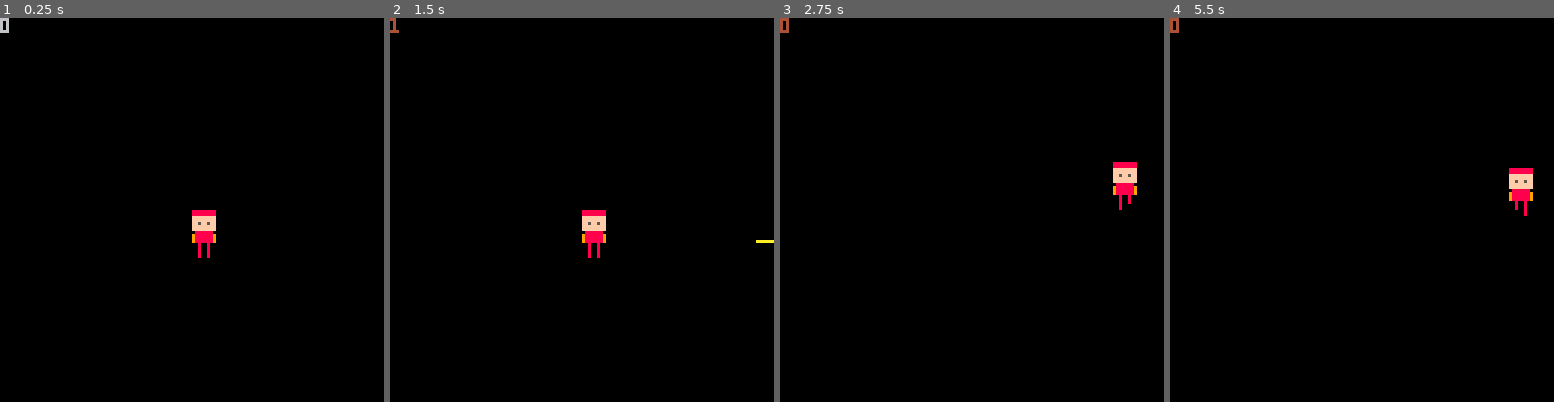
Above: before the commit, frames 1-4 (left to right).
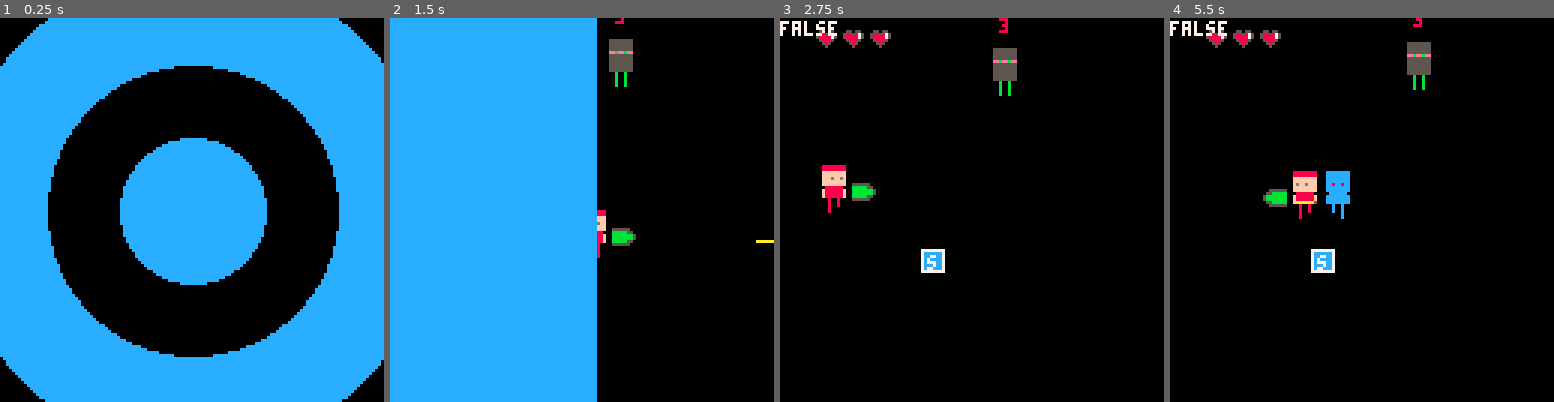
Above: after the commit, the same moments.

Repository: MilWaxQ/pico8-projects
Game: PICO-8 cartridge uj.p8
The game is run twice, just before and just after one commit, with the same random seed, the same clock (stepped at 60 frames per second) and the same inputs.
Inputs:
- Up to frame 1 (0.25 s): no input
- Up to frame 2 (1.5 s): tap X (X key) at 0.33, 1.07 s; tap O (Z key) at 0.7 s
- Up to frame 3 (2.75 s): hold Right 1.6-2.1 s; tap O (Z key) at 1.7, 2.1, 2.5 s; tap X (X key) at 1.85 s; hold Up 2.15-2.42 s; hold Right from 2.47 s (still down)
- Up to frame 4 (5.5 s): tap O (Z key) every 0.4 s from 2.9 to 5.3 s; tap X (X key) at 2.97, 4.08, 5.2 s; release Right at 3.03 s; hold Left 3.08-3.58 s; hold Down 3.63-3.97 s; hold Right 4.02-4.68 s; hold Up 4.73-5.03 s; hold Left from 5.08 s (still down)

The runs differ from the first frame. In frame 1, 64% of the frame differs, in the area x 0-100%, y 0-100%; in frame 2, 55%; in frame 3, 3.2%; in frame 4, 3.8%.

Commit message:
Added dash

Diff:
--- a/uj.p8
+++ b/uj.p8
@@ -3,19 +3,92 @@
 __lua__
 -- game
 function _init()
-player={x=64,y=64,spr=1,steps=0}
-end
-
-function _update60()
- player.steps+=1
-	if btn(0) then player.x-=1 end
-	if btn(1) then player.x+=1 end
-	if btn(2) then player.y-=1 end
-	if btn(3) then player.y+=1 end
- if btnp(5) then badd(player.x+12,player.y+10) end
+	player={
+	 x=64,
+	 y=64,
+	 spr=1,
+	 steps=0,
+	 flip=false,
+	 hp=2,
+	 dash=false
+	}
+	for e in all(enemies) do
+	 del(enemies,e)
+	end
+	eadd(3,1)
+	enemy=1
+	mode="rect"
+	sadd()
+	t=0
+	st=0
+	shieldmenet=0
+	boss=0
+
+	s=0
+ f=0
+	xx=128
+	shaking=0
+	pal()
+end
+
+function gameupdate()
+t+=1
+if t>=60 then t=0 end
+
+
+ if shieldmenet==1 and st>=1 then
+ 	if t%60==0 then st-=1
+	 end
+ end
+
+	if player.hp==3 then st=-1 end
+
+
+ if player.hp>3 then
+			pal(8,12)
+			pal(15,12)
+ end
+ if st==0 then player.hp=3 shieldmenet=0 pal() end
+
+	if player.hp<=3 then pal() end
+	if player.hp<3 and #enemies==0 then iadd() sadd() end
+ if (xx>-50) xx-=2
+	if (#enemies==0) pal() enemy+=1 shaking=1 eadd(3,enemy)
+	if (#enemies==5) then
+	 pal(5,10)
+	 enemy=1
+	 for e in all(enemies) do
+			del(enemies,e)
+		end
+		eadd(10,enemy,3)
+		boss=1
+ end
+
+	if btn(0) then
+	 player.x-=1
+	 player.flip=true
+	end
+	if btn(1) then
+	 player.x+=1
+	 player.flip=false
+	end
+	if btn(2) then
+	 player.y-=1
+	end
+	if btn(3) then
+	 player.y+=1
+	end
+
+ if btnp(5) then
+ 	if not player.flip then
+ 		badd(player.x+12,player.y+10,false,"player")
+ 	else
+ 		badd(player.x+1,player.y+10,true,"player")
+ 	end
+ end
 
  if btn(0) or btn(1) or btn(2) or btn(3) then
-  player.steps+=1
+  player.steps+=2
   if player.steps%20==0 then
    if player.spr!=2 then
     player.spr=2
@@ -26,31 +99,91 @@
  else player.spr=1 player.steps=0
  end
  foreach(bullets,bupdate)
-end
-
-function _draw()
-cls()
-	spr(player.spr,player.x,player.y,1,2)
+ foreach(enemies,eupdate)
+ foreach(items,iupdate)
+ foreach(shield,supdate)
+
+ if btnp(4) and btn(0) then for i=1,25 do player.x-=1 trail(player.x,player.y) end end
+ if btnp(4) and btn(1) then for i=1,25 do player.x+=1 trail(player.x,player.y) end end
+ if btnp(4) and btn(2) then for i=1,25 do player.y-=1 trail(player.x,player.y) end end
+ if btnp(4) and btn(3) then for i=1,25 do player.y+=1 trail(player.x,player.y) end end
+
+ if btnp(4) then
+ 	shaking=1
+  for i=1,50 do
+   trail(player.x,player.y)
+  end
+  player.dash=true
+ else
+  player.dash=false
+ end
+
+ updatetrails()
+
+ if (player.x>128) player.x=0
+ if (player.x+7<0) player.x=128
+ if (player.y>128) player.y=0
+ if (player.y+7<0) player.y=128
+ if (player.hp<=0) mode="gameover"
+end
+
+function gamedraw()
+ shake()
+ spr(player.spr,player.x,player.y,1,2,player.flip)
+ if (btn(2) or btn(3)) spr(1,player.x,player.y)
 	cursor(0,0)
- print(#bullets)
- foreach (bullets,bdraw)
+ foreach(bullets,bdraw)
+ foreach(enemies,edraw)
+ foreach(items,idraw)
+ foreach(shield,sdraw)
+ drawtrails()
+ for i=1,3 do
+  spr(14,2+i*9,2)
+ end
+ for i=1,player.hp do
+  if i<4 then
+   spr(13,2+i*9,2)
+  else
+   spr(15,2+i*9,2)
+  end
+ end
+ --rect(player.x,player.y,player.x+8,player.y+16)
+	if player.flip==false then spr(10,player.x+10,player.y+5)
+ elseif player.flip==true then spr(11,player.x-10,player.y+5)
+ end
+ ?player.dash,0,0,7
+ rectfill(-128,0,xx,128,12)
 end
 -->8
 -- bullets
 bullets={}
 
-function badd(_x,_y)
+function badd(_x,_y,_flip,_id)
  add(bullets,{
   x=_x,
-  y=_y
+  y=_y,
+  flip=_flip,
+  id=_id
  })
 end
 
 function bupdate(b)
- if b.x>133 then
-  del(bullets,b)
+ if not b.flip then
+  if b.x>133 then
+   del(bullets,b)
+  else
+   b.x+=2
+  end
  else
-  b.x+=2
+  if b.x+3<0 then
+   del(bullets,b)
+  else
+   b.x-=2
+  end
+ end
+
+ if b.id=="enemy" then
+  if (b.x>=player.x and player.x+7>=b.x and b.y>=player.y and b.y<=player.y+15)  player.hp-=1 del(bullets,b)
  end
 end
 
@@ -58,20 +191,274 @@
  line(b.x-6,b.y,b.x,b.y,10)
  pset(b.x,b.y,4)
 end
+-->8
+-- enemies
+
+enemies={}
+
+function eadd(_hp,_num,_tpe)
+ for i=1,_num do
+ 	add(enemies,{
+ 		x=flr(rnd(112))+8,
+ 		y=flr(rnd(112))+8,
+ 		hp=_hp,
+ 		t=0,
+ 		tpe=_tpe or flr(rnd(2))+1,
+ 		canmove=1
+ 	})
+ end
+end
+
+function eupdate(e)
+	e.t+=1
+
+	if e.tpe==3 and e.canmove==0 and player.dash==true then
+		if e.x+8>=player.x and e.x<=player.x+8
+	 and e.y+14>=player.y and e.y<=player.y+14
+	 then
+	 	del(enemies,e)
+		end
+	end
+
+
+	if e.tpe==3 and e.hp<=0 then
+		e.canmove=0
+		e.hp=0
+	end
+
+
+	local move=flr(rnd(4))
+
+	if e.t%20==0 and e.canmove==1 then
+		if move==0 and e.x>=8 then e.x-=2 end
+		if move==1 and e.x<=120 then e.x+=2 end
+		if move==2 and e.y>=8 then e.y-=2 end
+		if move==3 and e.y<=120 then e.y+=2 end
+ end
+
+ for b in all(bullets) do
+  if b.x-1>=e.x and b.x-1<=e.x+14
+ and b.y>=e.y and b.y<=e.y+15 and e.tpe==1 and b.id=="player"
+ then del(bullets,b) e.hp-=1
+ 	elseif b.x>=e.x and b.x<=e.x+14 and b.y>=e.y and b.y<=e.y+14 and player.x<e.x and e.tpe==2
+  then del(bullets,b)
+  elseif b.x>=e.x and b.x<=e.x+14 and b.y>=e.y and b.y<=e.y+14
+  then del(bullets,b) e.hp-=1
+  end
+ 	if e.hp==0 and e.tpe==1 then del(enemies,e) end
+ 	if e.hp==0 and e.tpe==2 then del(enemies,e) end
+ end
+ if player.y>=e.y and player.y<=e.y+14 and e.tpe==1 and e.t%60==0 then
+ 	if player.x>=e.x+14 then
+ 	 badd(e.x+13,e.y+7,false,"enemy")
+ 	elseif not (player.x>=e.x+14) then
+ 	 badd(e.x-1,e.y+7,true,"enemy")
+		end
+ end
+
+ if player.y>=e.y and player.y<=e.y+14 and e.tpe==3 and e.t%60==0 then
+ 	if player.x>=e.x+14 then
+ 	 badd(e.x+13,e.y+7,false,"enemy")
+ 	elseif not (player.x>=e.x+14) then
+ 	 badd(e.x-1,e.y+7,true,"enemy")
+		end
+ end
+
+end
+
+function edraw(e)
+	if e.tpe==1 then
+		spr(4,e.x,e.y,1,2)
+	elseif e.tpe==2 then
+		spr(8,e.x,e.y,1,2)
+	elseif e.tpe==3 then
+		spr(8,e.x,e.y,1,2)
+	end
+	if e.canmove==0 then
+		print("dash!",e.x-5,e.y-10,9)
+	end
+	--	rect(e.x,e.y,e.x+7,e.y+15,9)
+	if e.hp>0 then
+		print(e.hp,e.x+2,e.y-10,8)
+	end
+end
+-->8
+-- effects
+
+-- screenshake
+function shake()
+ local shakex=5-flr(rnd(10))
+ local shakey=5-flr(rnd(10))
+
+ shakex*=shaking
+ shakey*=shaking
+
+ shaking*=.5
+
+ camera(shakex,shakey)
+end
+
+-- player trails
+trails={}
+function addtrail(x,y,t,maxage,col)
+	local p={}
+	p.x=x
+	p.y=y
+	p.t=t
+	p.age=0
+	p.maxage=maxage
+	p.col=col
+
+	add(trails,p)
+end
+
+function trail(x,y)
+	addtrail(x,y,0,15,12)
+end
+
+function updatetrails()
+	local p
+	for i=#trails,1,-1 do
+		p=trails[i]
+		p.age+=1
+		p.maxage=i+1
+
+		if p.age>p.maxage then
+			del(trails,trails[i])
+		end
+	end
+end
+
+function drawtrails()
+	local p
+	for i=1,#trails do
+		p=trails[i]
+		if p.t==0 then
+			spr(7,p.x,p.y,1,2)
+		end
+	end
+end
+…(13 lines of a section not shown)…
+-->8
+-- game over
+function goupdate()
+ if btn(5) and btn(0) then _init() end
+end
+
+function godraw()
+	print("game over",50,40,7)
+	print("press ❎ + ⬅️ to restart",23,80,12)
+end
+-->8
+function _update60()
+	if mode=="game" then
+		gameupdate()
+	elseif mode=="gameover" then
+		goupdate()
+	elseif mode=="rect" then
+		rectupdate()
+	end
+end
+
+function _draw()
+	cls()
+	if mode=="game" then
+		gamedraw()
+	elseif mode=="gameover" then
+		godraw()
+	elseif mode=="rect" then
+		rectdraw()
+	end
+end
+-->8
+
+function rectupdate()
+s+=5
+f+=3
+if (f/2>91) mode="game"
+end
+
+function rectdraw()
+	circfill(64,64,s,12)
+	circfill(64,64,f,0)
+	circfill(64,64,f/2,12)
+end
+
+--shield
+-- items
+
+shield={}
+
+function sadd()
+	add(shield,{
+		x=flr(rnd(112))+8,
+		y=flr(rnd(112))+8
+	})
+end
+
+function supdate(s)
+
+	if s.x+8>=player.x and s.x<=player.x+7 and s.y+14>=player.y and s.y<=player.y+14 then
+			shieldmenet+=1
+			del(shield,s)
+			player.hp=5
+			st+=5
+	end
+end
+
+function sdraw(s)
+	spr(12,s.x,s.y)
+	print("s",s.x+2.5,s.y+2,7)
+end
+-->8
+-- items
+items={}
+
+function iadd()
+	add(items,{
+		x=flr(rnd(112))+8,
+		y=flr(rnd(112))+8
+	})
+end
+
+function iupdate(i)
+	if i.x+8>=player.x and i.x<=player.x+7 and i.y+14>=player.y and i.y<=player.y+14 then
+		if player.hp<3 then
+			del(items,i)
+			player.hp+=1
+		end
+	end
+end
+
+function idraw(i)
+	spr(9,i.x,i.y)
+end
 __gfx__
-00000000888888888888888888888888000000000000000000000000000000000000000000000000000000000000000000000000000000000000000000000000
-00000000888888888888888888888888000000000000000000000000000000000000000000000000000000000000000000000000000000000000000000000000
-00700700ffffffffffffffffffffffff000000000000000000000000000000000000000000000000000000000000000000000000000000000000000000000000
-00077000ffffffffffffffffffffffff000000000000000000000000000000000000000000000000000000000000000000000000000000000000000000000000
-00077000ff5ff5ffff5ff5ffff5ff5ff000000000000000000000000000000000000000000000000000000000000000000000000000000000000000000000000
-00700700ffffffffffffffffffffffff000000000000000000000000000000000000000000000000000000000000000000000000000000000000000000000000
-00000000ffffffffffffffffffffffff000000000000000000000000000000000000000000000000000000000000000000000000000000000000000000000000
-00000000088888800888888008888880000000000000000000000000000000000000000000000000000000000000000000000000000000000000000000000000
-00000000988888899888888998888889000000000000000000000000000000000000000000000000000000000000000000000000000000000000000000000000
-00000000988888899888888998888889000000000000000000000000000000000000000000000000000000000000000000000000000000000000000000000000
-00000000988888899888888998888889000000000000000000000000000000000000000000000000000000000000000000000000000000000000000000000000
-00000000008008000080080000800800000000000000000000000000000000000000000000000000000000000000000000000000000000000000000000000000
-00000000008008000080080000800800000000000000000000000000000000000000000000000000000000000000000000000000000000000000000000000000
-00000000008008000080080000800800000000000000000000000000000000000000000000000000000000000000000000000000000000000000000000000000
-00000000008008000080000000000800000000000000000000000000000000000000000000000000000000000000000000000000000000000000000000000000
-00000000008008000080000000000800000000000000000000000000000000000000000000000000000000000000000000000000000000000000000000000000
+00000000888888888888888888888888555555558888888888888888ccccccccb555555577777777000000000000000077777777000000000000000000000000
+00000000888888888888888888888888555555558888888888888888ccccccccb55555557887788755555500005555557cccccc7005505500055055000550550
+00700700ffffffffffffffffffffffff55555555ffffffffffffffffccccccccb555555578877887bbbbb550055bbbbb7cccccc7058858750555555505cc5c75
+00077000ffffffffffffffffffffffff55555555ffffffffffffffffccccccccb555555578877887bbbbbbb55bbbbbbb7cccccc7058888750555555505cccc75
+00077000ffdffdfffffdffdffffdffdfeebeebeeffdffdffffdffdffcc8cc8ccbebeebee77777777bbbbbbb55bbbbbbb7cccccc70058885000555550005ccc50
+00700700ffffffffffffffffffffffff55555555ffffffffffffffffccccccccb555555578877887bbbbb550055bbbbb7cccccc700058500000555000005c500
+00000000ffffffffffffffffffffffff55555555ffffffffffffffffccccccccb55555557887788755555500005555557cccccc7000050000000500000005000
+000000000888888008888880088888805555555508888880088888800cccccc0b555555577777777000000000000000077777777000000000000000000000000
+00000000f888888ff888888ff888888f55555555f888888ff888888fccccccccb555555500000000000000000000000000000000000000000000000000000000
+00000000f888888ff888888ff888888f55555555f888888ff888888fccccccccb555555500000000000000000000000000000000000000000000000000000000
+00000000f888888ff888888ff888888f55555555f888888ff888888fccccccccb555555500000000000000000000000000000000000000000000000000000000
+0000000000800800008008000080080000b00b00008008000080080000c00c00b0b00b0000000000000000000000000000000000000000000000000000000000
+0000000000800800008008000080080000b00b00008008000080080000c00c00b0b00b0000000000000000000000000000000000000000000000000000000000
+0000000000800800008008000080080000b00b00008008000080080000c00c00b0b00b0000000000000000000000000000000000000000000000000000000000
+0000000000800800008000000000080000b00b00008000000000080000000c00b0b00b0000000000000000000000000000000000000000000000000000000000
+0000000000800800008000000000080000b00b00008000000000080000000c00b0b00b0000000000000000000000000000000000000000000000000000000000
